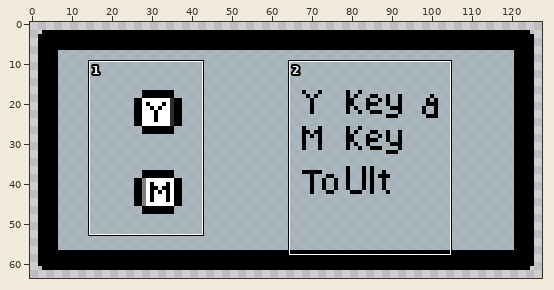
Two states of a pixel-art file, OpenGlTest/Assets/TutorialText_Ult.aseprite. The first picture is a wide view before the edit; the outline marks the close-up.
Close-up. Before the commit:
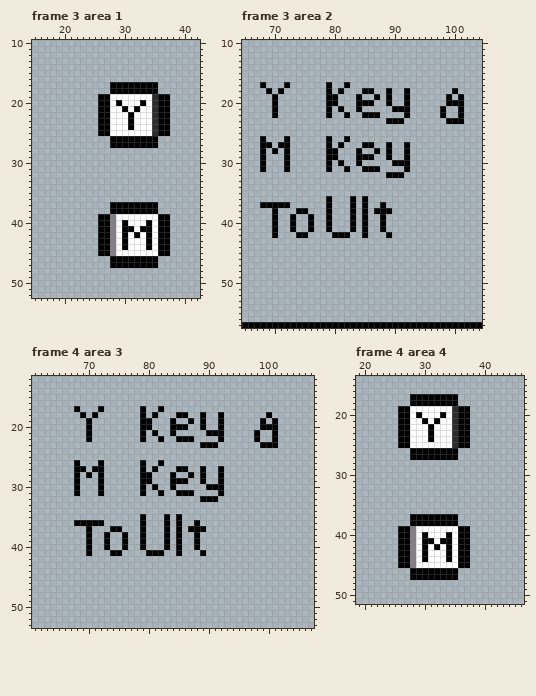
128x64 pixels, 4 frames. Colours within 5 levels of each other are drawn and written as one. Shown: frame 3 area 1: x 15..42, y 10..52; frame 3 area 2: x 65..104, y 10..57; frame 4 area 3: x 61..107, y 12..53; frame 4 area 4: x 19..46, y 14..51. The commit also changed other frames or places, which this record leaves out.
And afterwards:
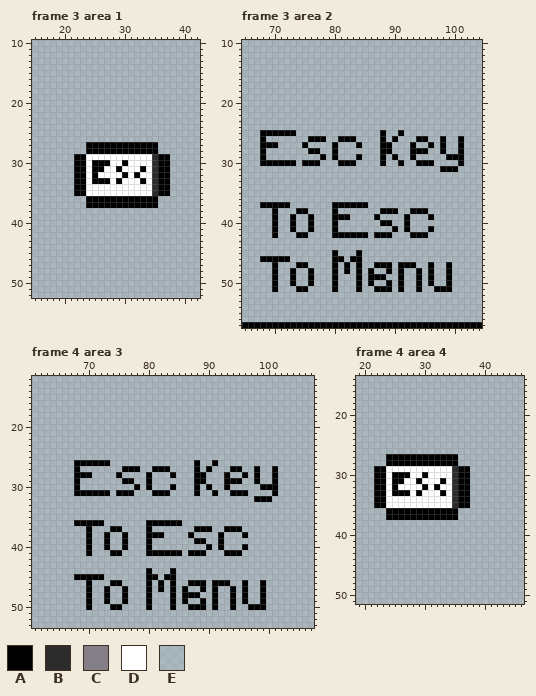
Palette (. is transparent): A #000000  B #2c2c2d  C #847e87  D #ffffff  E #9badb7af
Diff:
Changed rows in their new state; - is an unchanged pixel.
Frame 3 area 1, layer "outline and keys":
first column x 22:
17 ------EEEEEEEE--
18 ------EEEEEEEE--
19 ----EEEEEEEEEEEE
20 ----EEEEEEEEEEEE
21 ----EEEEEEEEEEEE
22 ----EEEEEEEEEEEE
23 ----EEEEEEEEEEEE
24 ----EEEEEEEEEEEE
25 ----EEEEEEEEEEEE
26 ------EEEEEEEE--
27 --AAAA----------
28 --AAAAAAAAAAAA--
29 AADDDDDDDDDDDBAA
30 AADAAADDADDDDBAA
31 AADAADDADDDADBAA
32 AADADDDDADADDBAA
33 AADAAADADDDADBAA
34 AADDDDDDDDDDDBAA
35 AADDDDDDDDDDDBAA
36 --AAAAAAAAAAAA--
37 --AAAA----------
38 ------EEEEEEEE--
39 ----EEEEEEEEEEEE
40 ----EEEEEEEEEEEE
41 ----EEEEEEEEEEEE
42 ----EEEEEEEEEEEE
43 ----EEEEEEEEEEEE
44 ----EEEEEEEEEEEE
45 ----EEEEEEEEEEEE
46 ------EEEEEEEE--
47 ------EEEEEEEE--
Frame 3 area 2, layer "words":
first column x 68:
17 E---E------E--E-------------------
18 -E-E-------E-E---EE--E--E-------E-
19 --E--------EE---E--E-E--E------E-E
20 --E--------EE---EEE--E--E------EEE
21 --E--------E-E--E-----EEE-----E--E
22 --E--------E--E--EEE----E-----E--E
23 ---------------------EEE-------EEE
25 AAAAAA--------------A--A----------
26 ----E---AAAE-A-A----A-A---AA--A--A
27 --AEE--A---EAE--AEE-A---EA--A-A--A
28 --E-E---AA-E----E--EA---EAAA--A--A
29 ----E-----AE-----EE-AEA-EA-----AAA
30 -AAA-A-AAA-E--AAE---A-E-E-AAA----A
31 E---E------E--E--EEE----E-----AAA-
32 ---------------------EEE----------
first column x 68:
36 -----------E---E-E--------------
37 -----------EAAA-A---E-----------
38 -----------EA--E-E-E--A--AAA----
39 -----------EAAAE-E-AE---A---A---
40 -----------EA--E-E---A--A-------
41 -----------EA--E-E--E-A-A---A---
42 ---------------AA--AA----AAA----
45 ------------A---A---------------
46 AAAAA-------AA-AA---------------
47 --A---AA----A-A-A--AAA-AAA--A--A
48 --A--A--A---A-A-A-A--A-A--A-A--A
49 --A--A--A---A---A-AAA--A--A-A--A
50 --A--A--A---A---A-A--A-A--A-A--A
51 --A---AA----A---A--AAA-A--A--AAA
Frame 4 area 3, layer "words":
first column x 68:
17 E---E------E--E-------------------
18 -E-E-------E-E---EE--E--E-------E-
19 --E--------EE---E--E-E--E------E-E
20 --E--------EE---EEE--E--E------EEE
21 --E--------E-E--E-----EEE-----E--E
22 --E--------E--E--EEE----E-----E--E
23 ---------------------EEE-------EEE
26 -AAA-A-----E--E-----A--A----------
27 -E-EE---AAAE--AA-EE-AEA-E-AA--A--A
28 -A--E--A---E-------EA---EA--A-A--A
29 ----E---AA-E----EEE-A---EAAA--A--A
30 ----E-----AEAE------A--EEA-----AAA
31 -AAA-A-AAA-E-A-A-EEEA--AE-AAA----A
32 ---------------------EEE------AAA-
35 -----------E---E-E----------------
36 -----------EAAA-A---E-------------
37 -----------EA--E-E-E--A--AAA------
38 -----------EAAAE-E-AE---A---A-----
39 -----------EA--E-E---A--A---------
40 -----------EA--E-E--E-A-A---A-----
41 ---------------AA--AA----AAA------
44 ------------A---A-----------------
45 AAAAA-------AA-AA-----------------
46 --A---AA----A-A-A--AAA-AAA--A--A--
47 --A--A--A---A-A-A-A--A-A--A-A--A--
48 --A--A--A---A---A-AAA--A--A-A--A--
49 --A--A--A---A---A-A--A-A--A-A--A--
50 --A---AA----A---A--AAA-A--A--AAA--
Frame 4 area 4, layer "outline and keys": the same change as frame 3 area 1
Changed places in both close-ups, as pixel boxes (x1, y1, x2, y2):
changed: (74, 82, 170, 268)
changed: (260, 82, 464, 292)
changed: (74, 406, 278, 610)
changed: (374, 394, 470, 580)
